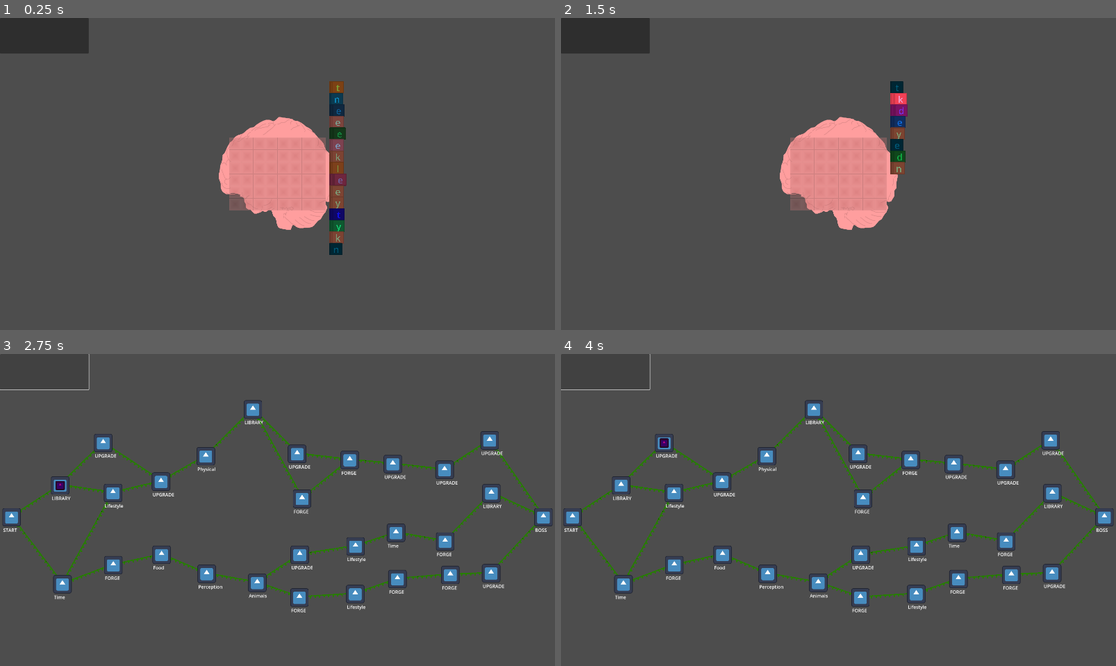
Above: before the commit, frames 1-4 (two rows, left to right).
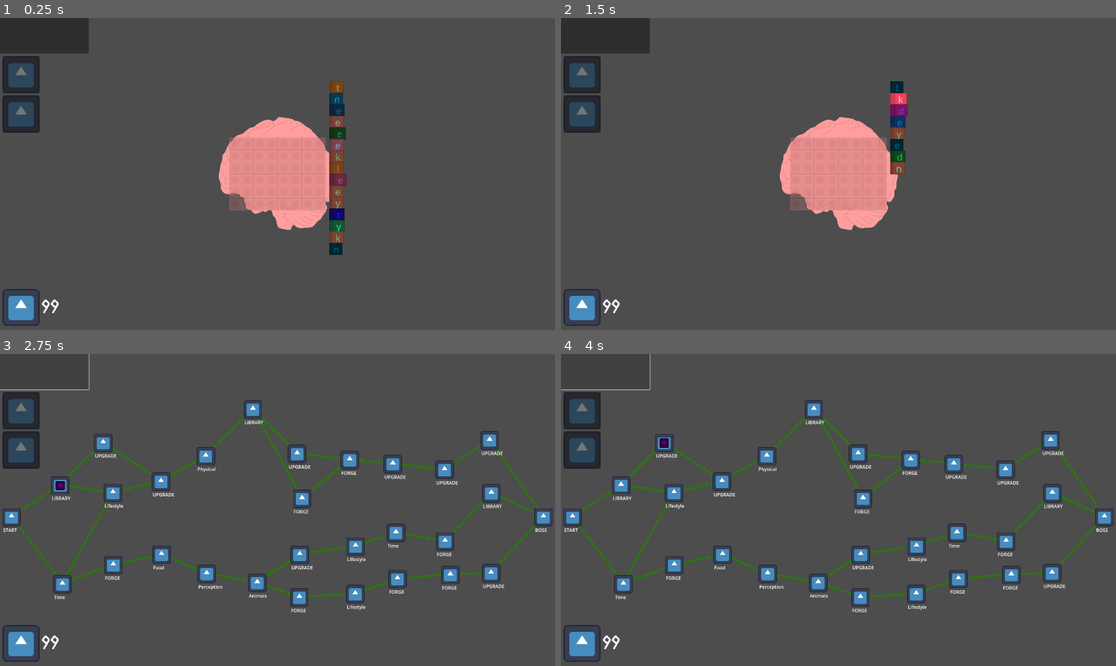
Above: after the commit, the same moments.

Repository: hulien22/ldjam54
Game: Godot game, scene res://scenes/main.tscn
Same seed, same stepped clock (60 frames per second), same inputs: the game is played once before the commit and once after it. The engine's default icon, where the game draws it, is replaced by a stand-in: a white triangle on a blue panel in a dark square.
Inputs (mouse positions are in pixels of both pictures, inside the frame that each line leads up to):
- Up to frame 1 (0.25 s): no input
- Up to frame 2 (1.5 s): click (605, 36) at 0.5 s; click (622, 149) at 1.27 s
- Up to frame 3 (2.75 s): click (44, 372) at 2 s
- Up to frame 4 (4 s): click (666, 444) at 2.77 s; click (605, 372) at 3.52 s

The runs differ from the first frame. In frame 1, 2.1% of the frame differs, in the area x 0-11%, y 12-99%; in frame 2, 2.1%; in frame 3, 2.1%; in frame 4, 2.1%.

Commit message:
init ui elements, no functionality

Diff:
--- a/scenes/main.tscn
+++ b/scenes/main.tscn
@@ -10,6 +10,12 @@
 [ext_resource type="PackedScene" uid="uid://bd8ck0os5fgp" path="res://scenes/forge.tscn" id="8_3set1"]
 [ext_resource type="PackedScene" uid="uid://c2t66apu50q7i" path="res://scenes/AudioPlayer.tscn" id="9_d1na7"]
 [ext_resource type="PackedScene" uid="uid://bcagiv8ky6l6c" path="res://scenes/Brain.tscn" id="10_m2vja"]
+[ext_resource type="Texture2D" uid="uid://caiiw0boachdi" path="res://art/icon.svg" id="11_a2eth"]
+[ext_resource type="FontFile" uid="uid://cshv7yax3y1kc" path="res://fonts/DIOGENES.ttf" id="12_t31cu"]
+
+[sub_resource type="LabelSettings" id="LabelSettings_eux2y"]
+font = ExtResource("12_t31cu")
+font_size = 60
 
 [node name="main" type="Node2D"]
 script = ExtResource("1_iij1i")
@@ -30,9 +36,54 @@
 [node name="AudioPlayer" parent="." instance=ExtResource("9_d1na7")]
 
 [node name="Brain" parent="." instance=ExtResource("10_m2vja")]
+visible = false
 z_index = 50
 z_as_relative = false
 starting_size = Vector2(8, 6)
 starting_offset = Vector2(2, 3)
 
+[node name="UI" type="Control" parent="."]
+layout_mode = 3
+anchors_preset = 0
+offset_right = 40.0
+offset_bottom = 40.0
+
+[node name="MapBtn" type="Node2D" parent="UI"]
+position = Vector2(73, 196)
+
+[node name="Sprite2D" type="Sprite2D" parent="UI/MapBtn"]
+texture = ExtResource("11_a2eth")
+
+[node name="Button" type="Button" parent="UI/MapBtn"]
+offset_left = -64.0
+offset_top = -64.0
+offset_right = 64.0
+offset_bottom = 65.0
+
+[node name="BrainBtn" type="Node2D" parent="UI"]
+position = Vector2(73, 332)
+
+[node name="Sprite2D" type="Sprite2D" parent="UI/BrainBtn"]
+texture = ExtResource("11_a2eth")
+
+[node name="Button" type="Button" parent="UI/BrainBtn"]
+offset_left = -64.0
+offset_top = -64.0
+offset_right = 64.0
+offset_bottom = 65.0
+
+[node name="Ego" type="Node2D" parent="UI"]
+position = Vector2(73, 1002)
+
+[node name="Sprite2D" type="Sprite2D" parent="UI/Ego"]
+texture = ExtResource("11_a2eth")
+
+[node name="Label" type="Label" parent="UI/Ego"]
+offset_left = 69.0
+offset_top = -44.0
+offset_right = 152.0
+offset_bottom = 54.0
+text = "99"
+label_settings = SubResource("LabelSettings_eux2y")
+
 [connection signal="pressed" from="Button" to="." method="_on_button_pressed"]
--- a/scripts/Brain.gd
+++ b/scripts/Brain.gd
@@ -167,6 +167,7 @@
 	word_tile.word = word;
 	word_tile.connect("was_dropped", _handle_dropped_word_tile);
 	word_tile.connect("was_clicked", _handle_clicked_word_tile);
+	word_tile.connect("was_picked_up", _handle_picked_up_word_tile);
 	word_tile.global_position = global_posn;
 	word_tile.tileScale = tileScale
 	word_tile.spread = spread;
@@ -245,6 +246,8 @@
 	else:
 		word_tile.grid_posn = WordTile.NOT_ON_GRID;
 
+func _handle_picked_up_word_tile(word_tile: WordTile):
+	word_tile.move_to_front()
 
 func cleanup_abandoned_word_tiles():
 	#loop backwards to deal with deletion issues
--- a/scripts/WordTile.gd
+++ b/scripts/WordTile.gd
@@ -9,6 +9,7 @@
 @export var tileScale: float=0.1
 @export var tileScene: PackedScene
 
+signal was_picked_up(word_tile: WordTile);
 signal was_dropped(word_tile: WordTile);
 signal was_clicked(word_tile: WordTile, selected:bool);
 
@@ -65,6 +66,7 @@
 	if isSel:
 		picked_up_posn = global_position;
 		picked_up_rotation = rotation;
+		emit_signal("was_picked_up", self);
 	else:
 		emit_signal("was_dropped", self);
 
Not shown: 1 places in scenes/main.tscn that only renumber resources
